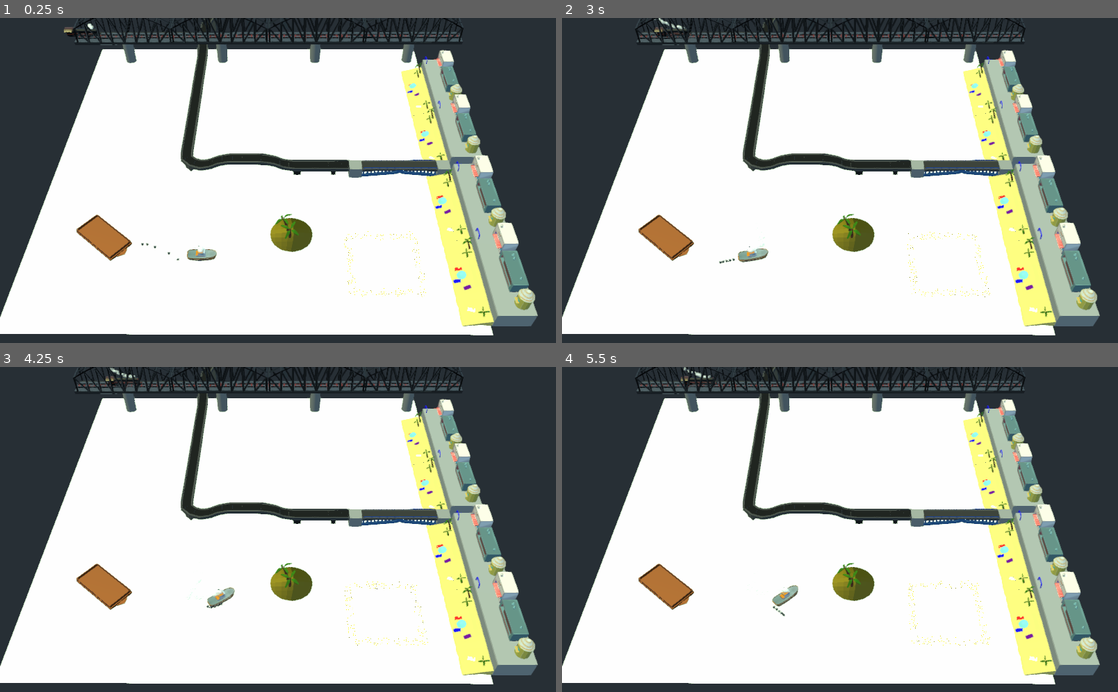
Above: before the commit, frames 1-4 (two rows, left to right).
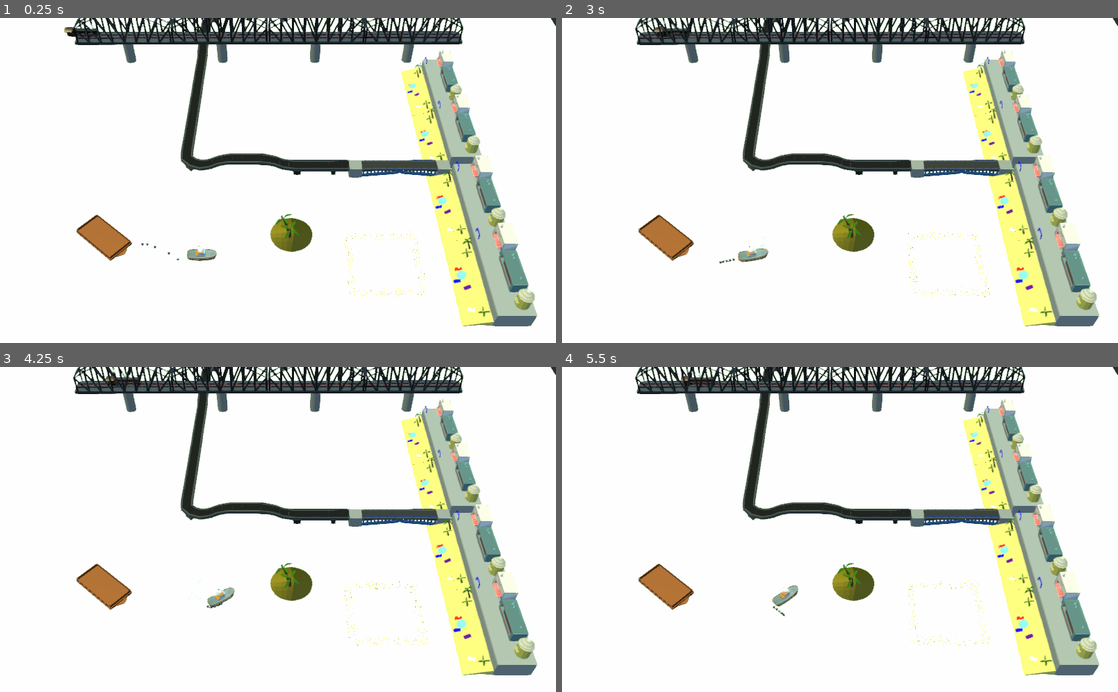
Above: after the commit, the same moments.

Repository: raczynskid/Tugboat
Game: Godot game, scene res://World.tscn
The game is run twice, just before and just after one commit, with the same random seed, the same clock (stepped at 60 frames per second) and the same inputs.
Inputs:
- Up to frame 1 (0.25 s): no input
- Up to frame 2 (3 s): tap Enter (ui_accept) at 0.5, 0.77, 1.52 s; hold Right (ui_right) 0.53-1.28 s; hold Down (ui_down) 1.28-2.03 s; hold Right (ui_right) 2.03-2.78 s; hold Up (ui_up) from 2.78 s (still down)
- Up to frame 3 (4.25 s): tap Enter (ui_accept) at 3.02, 3.77 s; release Up (ui_up) at 3.53 s; hold Left (ui_left) from 3.53 s (still down)
- Up to frame 4 (5.5 s): tap Enter (ui_accept) at 4.52 s; release Left (ui_left) at 5.03 s; hold Down (ui_down) from 5.03 s (still down)

The runs differ from the first frame. In frame 1, 26% of the frame differs, in the area x 0-100%, y 0-100%; in frame 2, 26%; in frame 3, 26%; in frame 4, 26%.

Commit message:
message box base class initial

Diff:
--- /dev/null
+++ b/interfaces/message.gd
@@ -0,0 +1,16 @@
+extends Control
+
+export var text_to_display : String = ""
+onready var text_displayed = get_node("MarginContainer/ColorRect/MarginContainer/RichTextLabel")
+onready var charlist : Array = []
+
+func _ready():
+	for c in text_to_display:
+		charlist.append(c)
+	text_displayed.text = ""
+
+func _process(delta):
+	if text_to_display != text_displayed.text:
+		var add_character = charlist.pop_front()
+		if add_character != null:
+			text_displayed.text += add_character
--- /dev/null
+++ b/interfaces/message.tscn
@@ -0,0 +1,62 @@
+[gd_scene load_steps=7 format=2]
+
+[ext_resource path="res://fonts/candy-crayon/CandyCrayon - Copy.ttf" type="DynamicFontData" id=1]
+[ext_resource path="res://interfaces/message.gd" type="Script" id=2]
+
+[sub_resource type="DynamicFont" id=1]
+font_data = ExtResource( 1 )
+
+[sub_resource type="Theme" id=2]
+default_font = SubResource( 1 )
+
+[sub_resource type="DynamicFont" id=3]
+size = 48
+font_data = ExtResource( 1 )
+
+[sub_resource type="Theme" id=4]
+default_font = SubResource( 3 )
+
+[node name="Message" type="Control"]
+anchor_right = 1.0
+anchor_bottom = 1.0
+script = ExtResource( 2 )
+__meta__ = {
+"_edit_use_anchors_": false
+}
+
+[node name="MarginContainer" type="MarginContainer" parent="."]
+margin_left = 31.0
+margin_top = 42.0
+margin_right = 993.0
+margin_bottom = 164.0
+theme = SubResource( 2 )
+__meta__ = {
+"_edit_use_anchors_": false
+}
+
+[node name="VBoxContainer" type="VBoxContainer" parent="MarginContainer"]
+margin_right = 962.0
+margin_bottom = 122.0
+
+[node name="ColorRect" type="ColorRect" parent="MarginContainer"]
+margin_right = 962.0
+margin_bottom = 122.0
+color = Color( 0, 0, 0, 0.12549 )
+
+[node name="MarginContainer" type="MarginContainer" parent="MarginContainer/ColorRect"]
+margin_left = 52.0
+margin_top = 8.0
+margin_right = 895.0
+margin_bottom = 104.0
+__meta__ = {
+"_edit_use_anchors_": false
+}
+
+[node name="RichTextLabel" type="RichTextLabel" parent="MarginContainer/ColorRect/MarginContainer"]
+margin_right = 843.0
+margin_bottom = 96.0
+theme = SubResource( 4 )
+text = "Hello World"
+__meta__ = {
+"_edit_use_anchors_": false
+}
--- /dev/null
+++ b/levels/1Tutorial.tscn
@@ -0,0 +1,11 @@
+[gd_scene load_steps=3 format=2]
+
+[ext_resource path="res://levels/LevelTemplate.tscn" type="PackedScene" id=1]
+[ext_resource path="res://interfaces/message.tscn" type="PackedScene" id=2]
+
+[node name="Tutorial" type="Spatial"]
+
+[node name="Level" parent="." instance=ExtResource( 1 )]
+
+[node name="Message" parent="Level" instance=ExtResource( 2 )]
+text_to_display = "Hey there captain! Welcome to Tugboat!"
--- a/world_objects/water.tscn
+++ b/world_objects/water.tscn
@@ -118,6 +118,7 @@
 transform = Transform( 1, 0, 0, 0, 1, 0, 0, 0, 1, 0, -1, 0 )
 
 [node name="StaticBody" type="StaticBody" parent="."]
+transform = Transform( 2, 0, 0, 0, 1, 0, 0, 0, 2, 0, 0, 0 )
 
 [node name="CollisionShape" type="CollisionShape" parent="StaticBody"]
 transform = Transform( 30, 0, 0, 0, 1, 0, 0, 0, 30, 0, 0, 0 )
